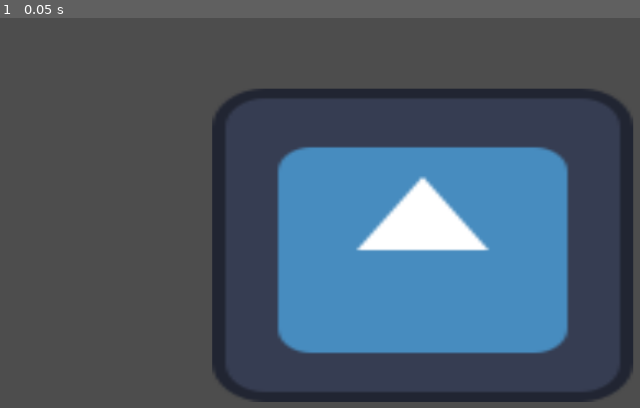
Above: before the commit, frame 1.
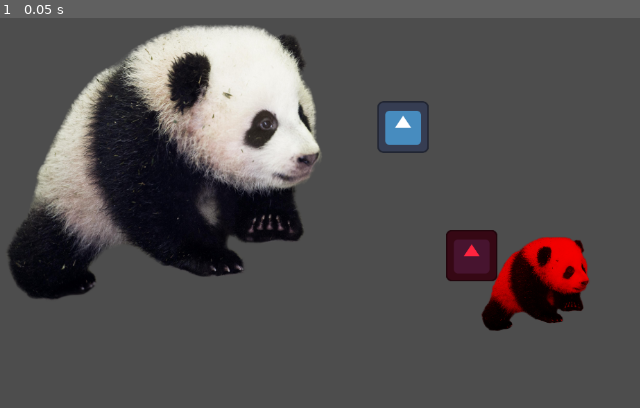
Above: after the commit, the same moment.

Repository: bezark/John-Bezark-FCLC-Labs
Game: Godot game, scene res://my_first_scene.tscn
The game is run twice, just before and just after one commit, with the same random seed, the same clock (stepped at 60 frames per second) and the same inputs. The engine's default icon, where the game draws it, is replaced by a stand-in: a white triangle on a blue panel in a dark square.
Inputs:
- Up to frame 1 (0.05 s): no input

The runs differ from the first frame. In frame 1, 52% of the frame differs, in the area x 1-99%, y 1-99%.

Commit message:
Update my_first_scene.tscn

Diff:
--- a/lab1/my_first_scene.tscn
+++ b/lab1/my_first_scene.tscn
@@ -1,8 +1,24 @@
-[gd_scene load_steps=2 format=3 uid="uid://clgxevib4ykn5"]
+[gd_scene load_steps=3 format=3 uid="uid://clgxevib4ykn5"]
 
+[ext_resource type="Texture2D" uid="uid://beuhc3tccnb6h" path="res://images/panda.png" id="1_k2440"]
 [ext_resource type="Texture2D" uid="uid://bw0cxldsuimlo" path="res://images/icon.svg" id="1_l7bjt"]
 
-[node name="Icon" type="Sprite2D"]
-position = Vector2(710.5, 377)
-scale = Vector2(4.74219, 3.53125)
+[node name="Panda" type="Sprite2D"]
+position = Vector2(337, 248)
+scale = Vector2(0.583857, 0.583857)
+texture = ExtResource("1_k2440")
+
+[node name="Robot" type="Sprite2D" parent="."]
+modulate = Color(1, 0.141176, 0.247059, 1)
+position = Vector2(760.46, 246.636)
 texture = ExtResource("1_l7bjt")
+
+[node name="Robot2" type="Sprite2D" parent="."]
+position = Vector2(591.084, -71.1861)
+texture = ExtResource("1_l7bjt")
+
+[node name="BabyPanda" type="Sprite2D" parent="."]
+modulate = Color(1, 0, 0, 1)
+position = Vector2(917.847, 310.971)
+scale = Vector2(0.34255, 0.34255)
+texture = ExtResource("1_k2440")
